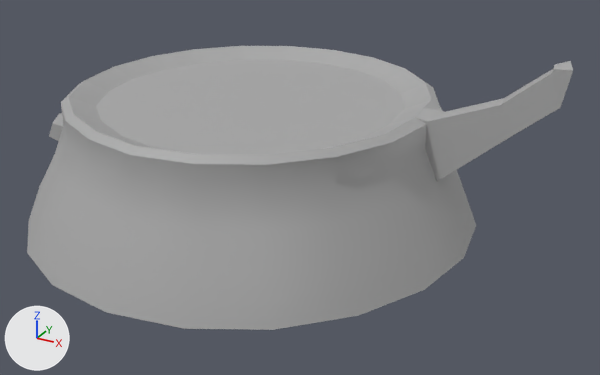
A saved change to the FBX model maya files/Stump.fbx.
One viewpoint serves both versions: a 50 mm lens placed at (6.68, -10.58, 5.83), pointed at (0.98, -0.21, 0.65). The axes (+X, +Y, +Z) are drawn at lower left. The lights are the same throughout. Where no turn or scale is listed for an object, it has been applied to the vertices.
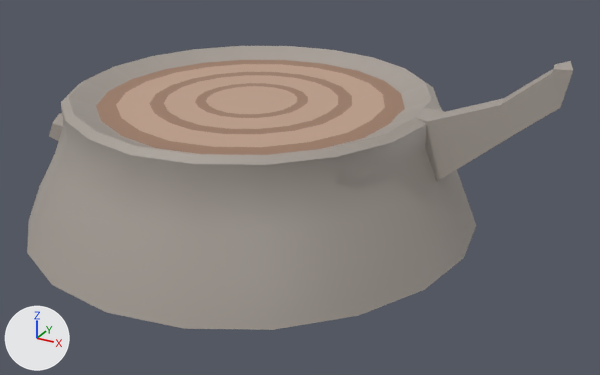
Scene script edits in JSON lines:
```json
{"op": "add", "block": "mat_lambert1", "code": ["mat_lambert1 = principled_material('lambert1')", "mat_lambert1.base_color = (0.384, 0.344, 0.308)  # grey #a79e97"]}
{"op": "add", "block": "mat_lambert2", "code": ["mat_lambert2 = principled_material('lambert2')", "mat_lambert2.base_color = (0.539, 0.358, 0.262)  # beige #c2a18c"]}
{"op": "add", "block": "mat_lambert3", "code": ["mat_lambert3 = principled_material('lambert3')", "mat_lambert3.base_color = (0.343, 0.199, 0.13)  # brown #9e7b65"]}
{"block": "me_mesh", "where": "# used by ob_pcylinder3; location = (0.0, 0.0, 0.0)"}
{"op": "remove", "block": "me_mesh", "code": "me_mesh.from_pydata(...)  # 173 vertices, 185 faces; spans x -3.6..4.76, y -3.67..3.67, z 0.0..3.0"}
{"op": "add", "block": "me_mesh", "code": "me_mesh.from_pydata(...)  # 273 vertices, 285 faces; spans x -3.6..4.76, y -3.67..3.67, z 0.0..3.0"}
{"block": "me_mesh", "change": "me_mesh part 1"}
{"block": "me_mesh", "change": "20 faces are deleted"}
{"block": "me_mesh", "change": "100 vertices are added at x -2.08..2.04, y -2.11..2.13, z 1.84..1.86"}
{"block": "me_mesh", "change": "60 new faces join them, mat_lambert3 (brown #9e7b65)"}
{"block": "me_mesh", "change": "60 new faces join them, mat_lambert2 (beige #c2a18c)"}
{"block": "me_mesh", "change": "me_mesh part 2: 165 faces spanning x -3.6..4.76, y -3.67..3.67, z 0.0..3.0 switch from mat_standardsurface1 (grey #aaaaaa) to mat_lambert1 (grey #a69e97)"}
{"op": "add", "block": "me_mesh", "code": "me_mesh.materials.append(mat_lambert3)  # brown #9e7b65"}
{"op": "add", "block": "me_mesh", "code": "me_mesh.materials.append(mat_lambert2)  # beige #c2a18c"}
```

Where the change shows, as pixel boxes [x1, y1, x2, y2] in the pictures (600 x 375 px):
```json
{"part": 1, "of": "me_mesh", "change": "built on", "before": [96, 60, 405, 155], "after": [96, 60, 405, 155]}
{"part": 2, "of": "me_mesh", "change": "recoloured", "before": [27, 46, 573, 330], "after": [27, 46, 573, 330]}
```
